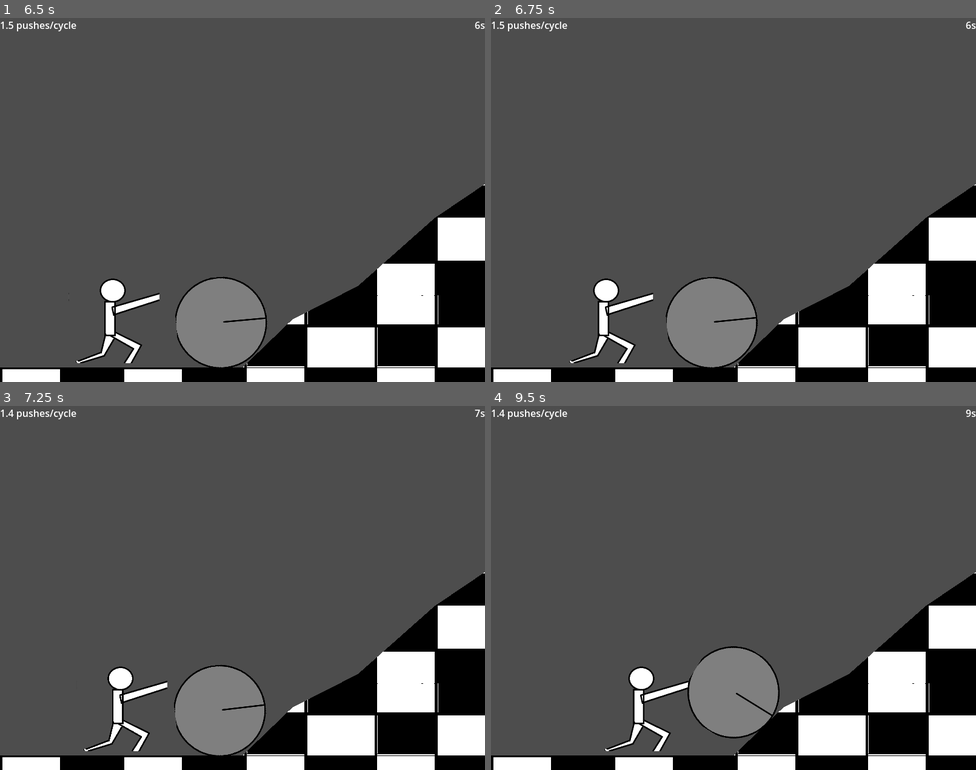
Above: before the commit, frames 1-4 (two rows, left to right).
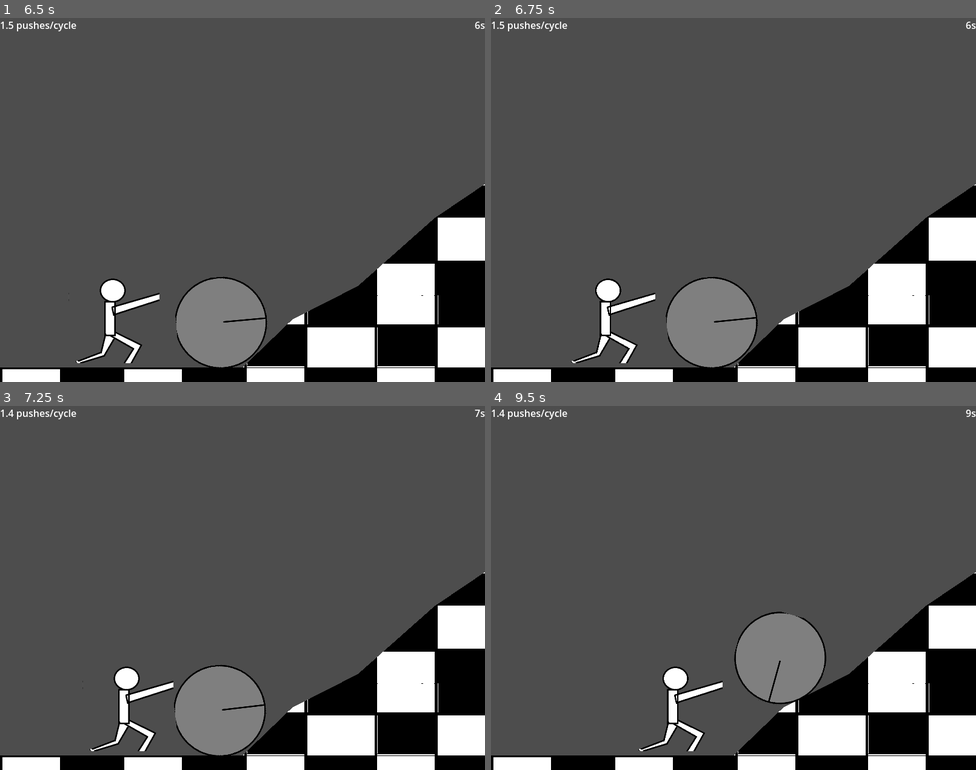
Above: after the commit, the same moments.

Repository: leonardohcl/sisimulator
Game: Godot game, scene res://scenes/game.tscn
Same seed, same stepped clock (60 frames per second), same inputs: the game is played once before the commit and once after it.
Inputs:
- Up to frame 1 (6.5 s): tap Enter at 0.5 s; tap Right (Push) every 0.75 s from 0.6 to 5.85 s; tap Space at 1.25 s
- Up to frame 2 (6.75 s): tap Right (Push) at 6.6 s
- Up to frame 3 (7.25 s): no input
- Up to frame 4 (9.5 s): tap Right (Push) at 7.35, 8.1, 8.85 s

Frame 1 is identical in both runs. In frame 2, 0.6% of the frame differs, in the area x 16-34%, y 71-95%; in frame 3, 1.2%; in frame 4, 7.5%, in the area x 23-70%, y 56-95%.

Commit message:
feat: add first random events

Diff:
--- a/scripts/game.gd
+++ b/scripts/game.gd
@@ -6,12 +6,14 @@
 var ellapsed_seconds := 0
 
 @onready var sisyphus: Node2D = $Sisyphus
-@onready var bolder: Node2D = $Bolder
+@onready var bolder: Bolder = $Bolder
 @onready var mountain: Mountain = $Mountain
 @onready var average_label: Label = %"Average Label"
 @onready var time_label: Label = %"Time Label"
 
 func _ready() -> void:
+	_generate_rand_event()
+
 	_update_average_label()
 	PushCounter.cycle_ended.connect(_update_average_label)
 	_start_time_tracking()
@@ -36,3 +38,37 @@
 func _add_second():
 	ellapsed_seconds += 1
 	time_label.text = "%ss" % ellapsed_seconds
+
+func _start_rain():
+	print("it's raining")
+	bolder.mass = 3.5
+	await get_tree().create_timer(randf_range(2, 3.75)).timeout
+	bolder.mass = 1
+
+func _receive_energy():
+	if randf() > 0.5:
+		print("real redbull")
+		sisyphus.strength = 60
+		await get_tree().create_timer(4).timeout
+	else:
+		print("fake redbull")
+		# show failed msg?
+
+func _set_bird():
+	print("heavy ahh bird")
+	bolder.mass = 5
+	for i in 5:
+		await PushCounter.push_added
+	print("bird flew")
+	bolder.mass = 1
+
+func _thought():
+	print("sisyphus has a thought")
+
+func _generate_rand_event():
+	# remove later:
+	await get_tree().create_timer(3).timeout
+
+	var events = [_start_rain, _receive_energy, _set_bird, _thought] #_cerberus, _persephone, _orpheus, _sleep, _reach_top]
+	await events.pick_random().call()
+	_generate_rand_event()
--- a/scripts/push_counter.gd
+++ b/scripts/push_counter.gd
@@ -7,6 +7,7 @@
 var _cycles := 0
 
 signal cycle_ended()
+signal push_added()
 
 func amount() -> int:
 	return _pushed
@@ -30,6 +31,7 @@
 	if Input.is_action_just_pressed("Push"):
 		_pushed += 1
 		_total_pushes += 1
+		push_added.emit()
 
 func _process(_delta: float) -> void:
 	_listen_to_push()
